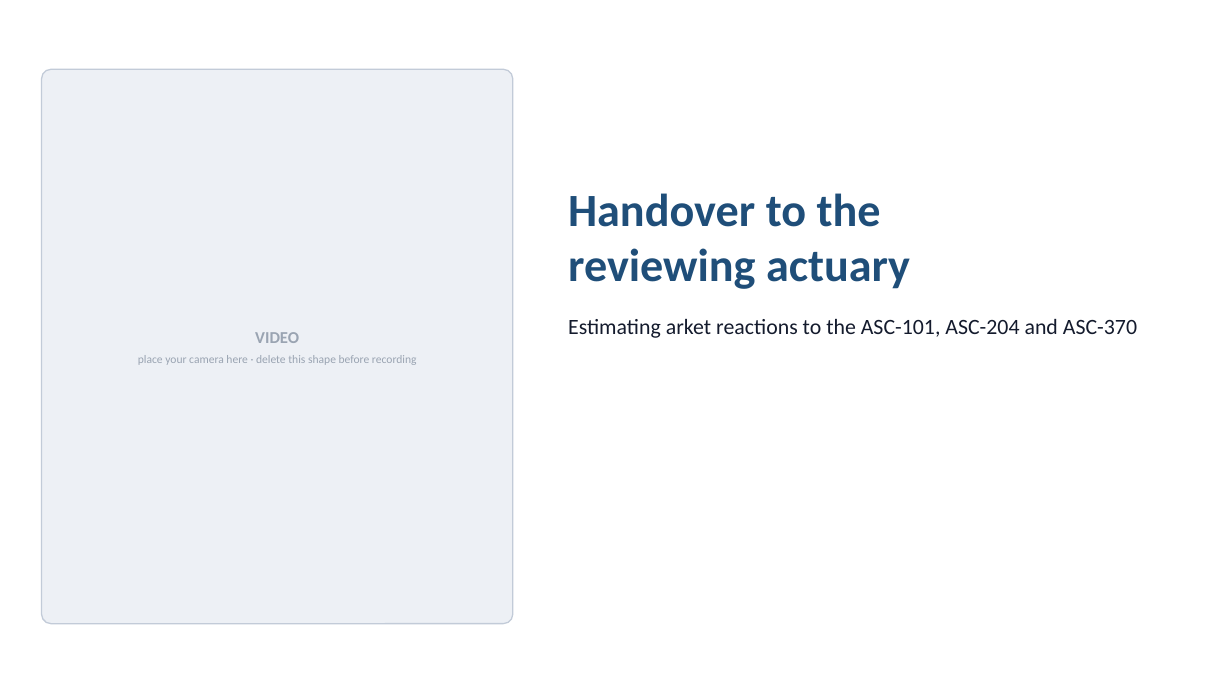
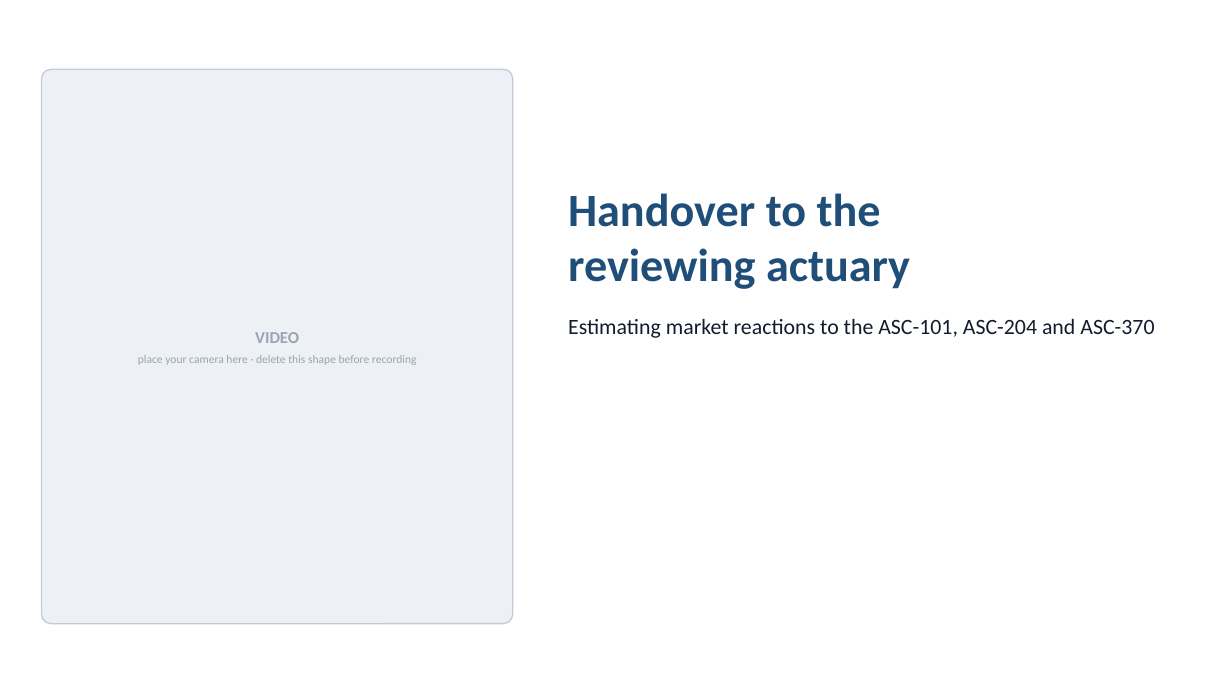
Before and after one commit to ruiruiruir/DSA_26S2, a slide deck: slide 1 of q5_video/Q5_handover_deck.pptx. Drawn at 1232x693 pixels with LibreOffice and Linux fonts; fonts in the diff are those of the drawing. Boxes give left, top, right and bottom in pixels: in the first picture for what was removed or moved away, otherwise in the second. Text is boxed around its words. In the diff, an @@ line names an element or a change of style, - is before the commit and + after.

```diff
--- a/q5_video/Q5_handover_deck.pptx
+++ b/q5_video/Q5_handover_deck.pptx
@@ text at [568, 319, 1154, 338]: text changed @@
-Estimating arket reactions to the ASC-101, ASC-204 and ASC-370
+Estimating market reactions to the ASC-101, ASC-204 and ASC-370
```
